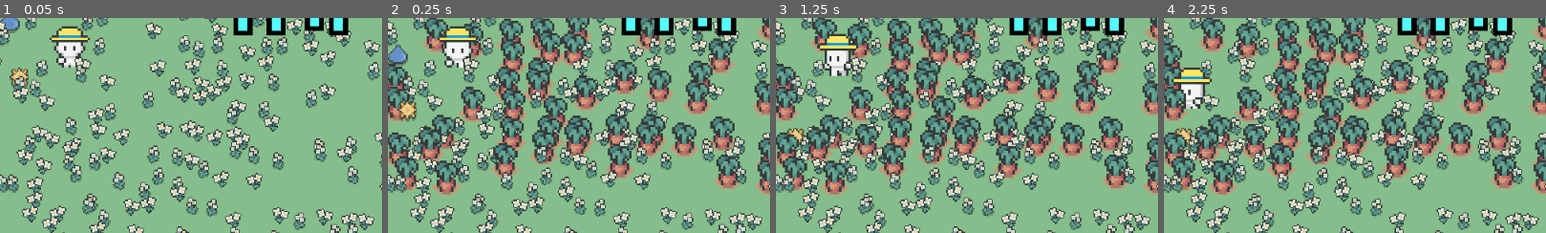
Above: before the commit, frames 1-4 (left to right).
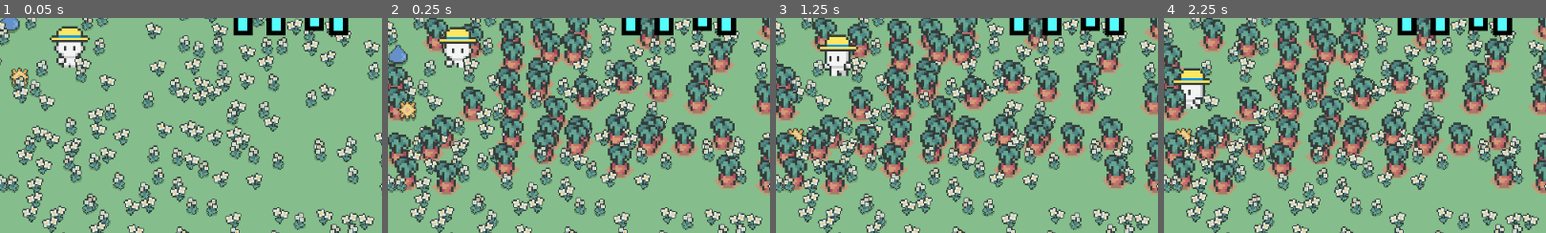
Above: after the commit, the same moments.

Repository: eric-marsh/farminata
Game: Godot game, scene res://scene/scene_switcher.tscn
Same seed, same stepped clock (60 frames per second), same inputs: the game is played once before the commit and once after it. Sound files missing from this copy of the repository are replaced by a short silence.
Inputs:
- Up to frame 1 (0.05 s): no input
- Up to frame 2 (0.25 s): no input
- Up to frame 3 (1.25 s): click "$50" at 0.5 s
- Up to frame 4 (2.25 s): click "$51" at 1.25 s; click "$52" at 2 s
The pictures show only the part of the screen within x 15-65%, y 37-87%; the shares and areas given below are measured in that part.

Frame 1 is identical in both runs. In frame 2, 0.4% of the frame differs, in the area x 13-24%, y 3-12%; in frame 3, 0.4%; in frame 4, 0.4%.

Commit message:
hat animation

Diff:
--- a/scene/helper/helper.tscn
+++ b/scene/helper/helper.tscn
@@ -218,6 +218,7 @@
 scale = Vector2(2, 2)
 sprite_frames = SubResource("SpriteFrames_6kp2c")
 animation = &"walk_right"
+frame = 7
 offset = Vector2(0, -7)
 
 [node name="HeldItem" type="Node2D" parent="."]
--- a/scene/piniata.tscn
+++ b/scene/piniata.tscn
@@ -105,7 +105,7 @@
 }
 
 [node name="Piniata" type="Node2D"]
-z_index = 3
+z_index = 10
 script = ExtResource("1_j2vsm")
 
 [node name="Node2D" type="Node2D" parent="."]
--- a/script/helper/helper.gd
+++ b/script/helper/helper.gd
@@ -56,6 +56,8 @@
 	var has_reached_target:bool = move_to_target()
 	if has_reached_target:
 		on_reaching_target_pos()
+
+	update_hat_animation()
 
 	if state == Enum.Helper_State.Get_Item and (!is_instance_valid(target_droppable) or target_droppable.is_held):
 		target_droppable = null
@@ -378,10 +380,15 @@
 	min_velocity = Vector2(-speed, -speed)
 	max_velocity = Vector2(speed, speed)
 
+func update_hat_animation() -> void:
+	if [1,2,5,6].has($AnimatedSprite2D.frame):
+		$HatSprite.position = Vector2(0, 1)
+	else:
+		$HatSprite.position = Vector2(0, 0)
+
 
 @onready var hat_sprite: Sprite2D = $HatSprite
 func update_animation() -> void:
-
 	match dir:
 		Enum.Dir.Left:
 			anim.play("walk_right")
